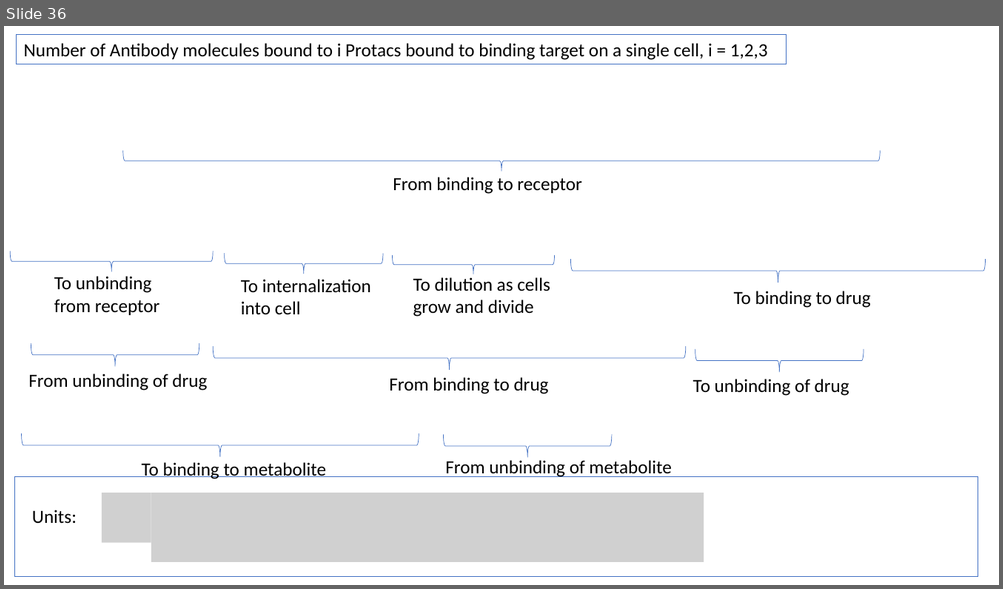
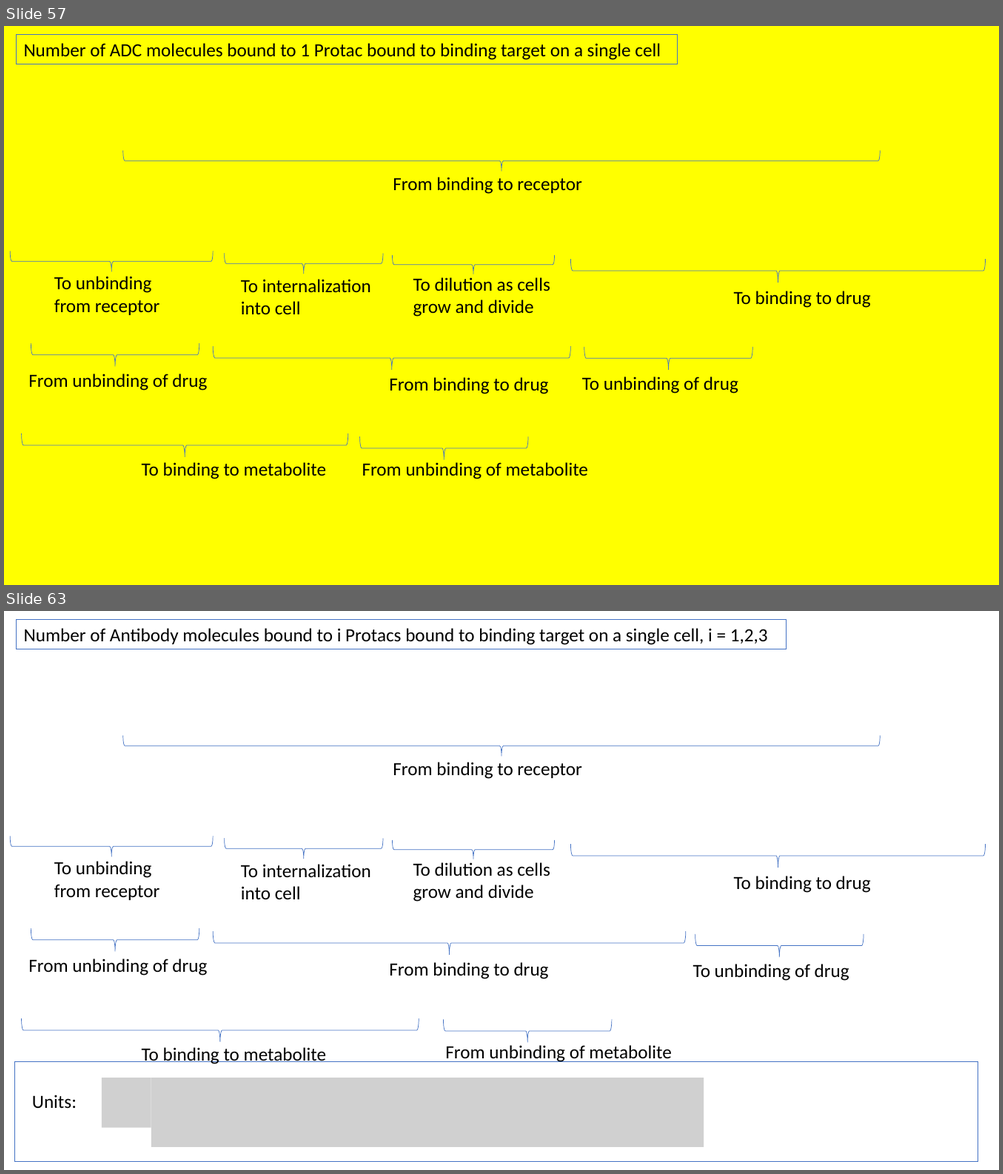
Before and after one commit to judith-stein/hc-protac-shuttle-rshiny-in-vivo, a slide deck: www/logistic_pk_pd_equations_explained.pptx. Shown one above the other, each under a label of ours: slide 36 before the commit, slides 57 and 63 after it; the slides between them are not shown. The pictures are 1003x589 and 1003x1174 pixels, drawn with LibreOffice and Linux fonts; fonts in the diff are those of the drawing; grey boxes stand for pictures; background and template pictures are left out. Boxes give left, top, right and bottom in pixels: in the first picture for what was removed or moved away, otherwise in the second. Text is boxed around its words. In the diff, an @@ line names an element or a change of style, - is before the commit and + after.

```diff
--- a/www/logistic_pk_pd_equations_explained.pptx
+++ b/www/logistic_pk_pd_equations_explained.pptx
@@ slide 57 added at box(4, 26, 999, 585), background picture (left out) @@
@@ rectangle added at box(17, 34, 677, 64), outline #4472C4 0.75 pt, 18 pt, text #000000 @@
+Number of ADC molecules bound to 1 Protac bound to binding target on a single cell
@@ right brace added at box(123, 150, 880, 172), outline #4472C4 0.5 pt @@
@@ text added at box(392, 177, 581, 194), 18 pt, text #000000 @@
+From binding to receptor
@@ right brace added at box(10, 251, 213, 272), outline #4472C4 0.5 pt @@
@@ right brace added at box(225, 253, 384, 274), outline #4472C4 0.5 pt @@
@@ right brace added at box(392, 255, 555, 274), outline #4472C4 0.5 pt @@
@@ right brace added at box(570, 259, 984, 282), outline #4472C4 0.5 pt @@
@@ text added at box(54, 276, 160, 315), 18 pt, text #000000 @@
+To unbinding from receptor
@@ text added at box(241, 279, 371, 315), 18 pt, text #000000 @@
+To internalization into cell
@@ text added at box(413, 278, 550, 317), 18 pt, text #000000 @@
+To dilution as cells grow and divide
@@ text added at box(734, 291, 871, 308), 18 pt, text #000000 @@
+To binding to drug
@@ right brace added at box(31, 343, 199, 366), outline #4472C4 0.5 pt @@
@@ right brace added at box(213, 347, 570, 370), outline #4472C4 0.5 pt @@
@@ right brace added at box(584, 347, 753, 370), outline #4472C4 0.5 pt @@
@@ text added at box(28, 374, 207, 391), 18 pt, text #000000 @@
+From unbinding of drug
@@ text added at box(389, 378, 549, 395), 18 pt, text #000000 @@
+From binding to drug
@@ text added at box(582, 377, 738, 394), 18 pt, text #000000 @@
+To unbinding of drug
@@ right brace added at box(22, 434, 348, 457), outline #4472C4 0.5 pt @@
@@ right brace added at box(359, 437, 528, 460), outline #4472C4 0.5 pt @@
@@ text added at box(142, 463, 326, 480), 18 pt, text #000000 @@
+To binding to metabolite
@@ text added at box(362, 463, 588, 480), 18 pt, text #000000 @@
+From unbinding of metabolite
@@ what was slide 36 is now slide 63 @@
```
Also in this commit, not shown: 21 slides changed, 34 other slides added, 7 other files.
